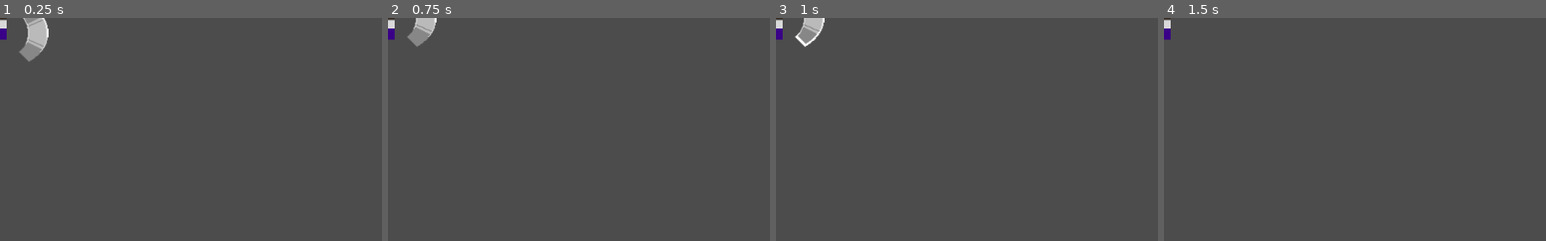
Above: before the commit, frames 1-4 (left to right).
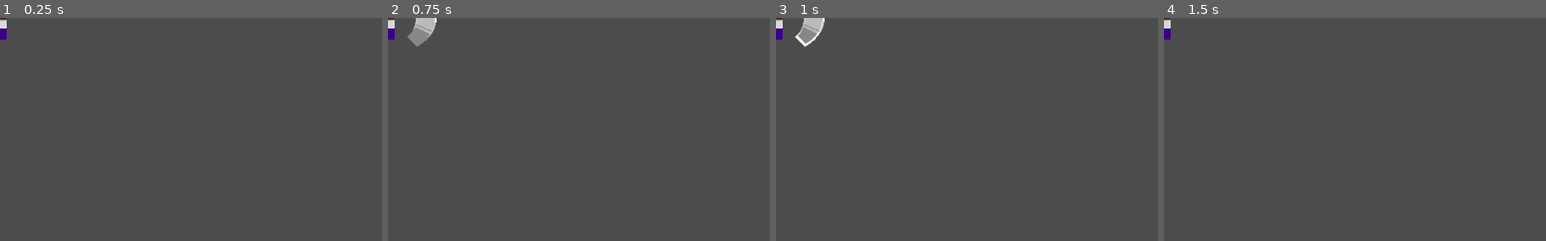
Above: after the commit, the same moments.

Repository: jcoombes/lil_xxx_wrld
Game: Godot game, scene res://Player.tscn
Same seed, same stepped clock (60 frames per second), same inputs: the game is played once before the commit and once after it. The project has no main scene, so this scene is started directly.
Inputs:
- Up to frame 1 (0.25 s): no input
- Up to frame 2 (0.75 s): tap Enter at 0.5 s; hold D (face_right) from 0.53 s (still down); hold Space (sword_attack) from 0.53 s (still down)
- Up to frame 3 (1 s): keep holding D (face_right); keep holding Space (sword_attack)
- Up to frame 4 (1.5 s): release D (face_right) at 1.28 s; release Space (sword_attack) at 1.28 s; hold S (face_down) from 1.28 s (still down); tap Space (sword_attack) at 1.35 s
The pictures show only the part of the screen within x 0-50%, y 0-50%; the shares and areas given below are measured in that part.

The runs differ from the first frame. In frame 1, 1.0% of the frame differs, in the area x 5-13%, y 0-20%; in frame 2, nothing differs; in frame 3, nothing differs; in frame 4, nothing differs.

Commit message:
Hid sword slash by default

Diff:
--- a/Player.tscn
+++ b/Player.tscn
@@ -24,16 +24,6 @@
 "name": "move_upright",
 "speed": 5.0
 }, {
-"frames": [ ExtResource( 11 ) ],
-"loop": true,
-"name": "move_downright",
-"speed": 5.0
-}, {
-"frames": [ ExtResource( 10 ) ],
-"loop": true,
-"name": "move_upleft",
-"speed": 5.0
-}, {
 "frames": [ ExtResource( 5 ) ],
 "loop": true,
 "name": "move_downleft",
@@ -49,6 +39,16 @@
 "name": "move_left",
 "speed": 5.0
 }, {
+"frames": [ ExtResource( 10 ) ],
+"loop": true,
+"name": "move_upleft",
+"speed": 5.0
+}, {
+"frames": [ ExtResource( 11 ) ],
+"loop": true,
+"name": "move_downright",
+"speed": 5.0
+}, {
 "frames": [ ExtResource( 6 ) ],
 "loop": true,
 "name": "move_up",
@@ -134,9 +134,10 @@
 script = ExtResource( 8 )
 
 [node name="SwordSprite" type="AnimatedSprite" parent="Sword"]
+visible = false
 position = Vector2( 0.561234, 0 )
 rotation = -1.57079
-frames = SubResource( 8 )
+frames = SubResource( 5 )
 animation = "down"
 
 [node name="CollisionShape2D" type="CollisionPolygon2D" parent="Sword"]
Not shown: 4 places in Player.tscn that only renumber resources
